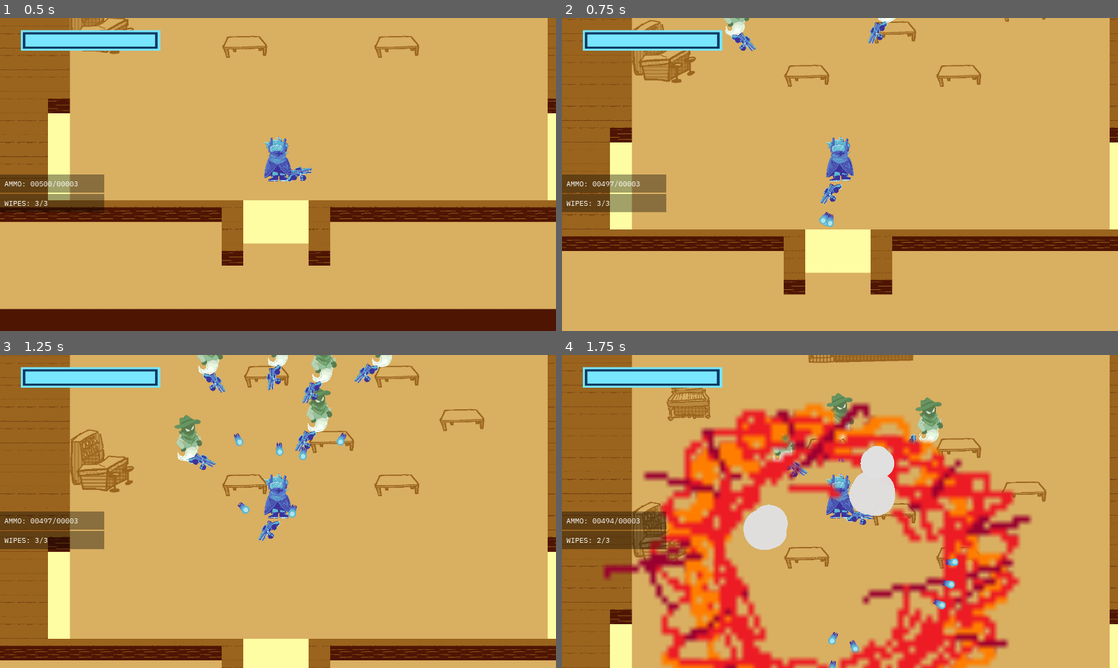
Above: before the commit, frames 1-4 (two rows, left to right).
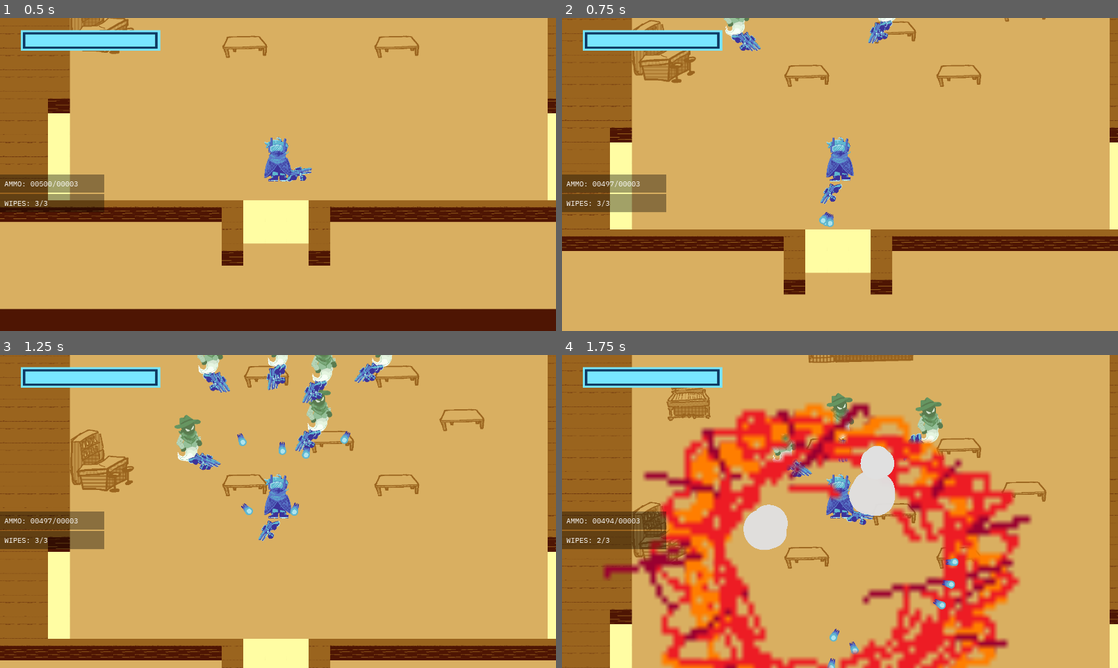
Above: after the commit, the same moments.

Repository: mid-at-coding/imgd-game
Game: Godot game, scene res://scenes/dungeon_saloon_game.tscn
Two runs of this game, one before a commit and one after it. Both use one fixed random seed, a clock stepped at 60 frames per second and the inputs below. This scene is started directly instead of the project's main scene. Sound files missing from this copy of the repository are replaced by a short silence.
Inputs (mouse positions are in pixels of both pictures, inside the frame that each line leads up to):
- Up to frame 1 (0.5 s): no input
- Up to frame 2 (0.75 s): tap Enter (accept_pickup) at 0.5 s; move the mouse to (812, 237) at 0.52 s; hold W (move_up) from 0.53 s (still down); hold Enter (accept_pickup) from 0.53 s (still down); click (812, 237) at 0.67 s
- Up to frame 3 (1.25 s): keep holding W (move_up); keep holding Enter (accept_pickup)
- Up to frame 4 (1.75 s): keep holding W (move_up); move the mouse to (1006, 558) at 1.27 s; release Enter (accept_pickup) at 1.28 s; tap Space (use_wipe) at 1.35 s; click (1006, 558) at 1.42 s

Frame 1 is identical in both runs. In frame 2, 0.1% of the frame differs, in the area x 31-60%, y 0-11%; in frame 3, 0.8%, in the area x 35-70%, y 2-52%; in frame 4, 0.2%.

Commit message:
Added pickup sprites, sign sprite & reticle

Diff:
--- a/game/scenes/dungeon_saloon_game.tscn
+++ b/game/scenes/dungeon_saloon_game.tscn
@@ -194,7 +194,7 @@
 position = Vector2(786, 481)
 creature_data = SubResource("Resource_oedvp")
 
-[node name="ParameterGun" parent="Spawner/Mob" unique_id=941152522 instance=ExtResource("7_px73g")]
+[node name="ParameterGun2" parent="Spawner/Mob" unique_id=941152522 instance=ExtResource("7_px73g")]
 position = Vector2(-19, 3)
 gun_data = SubResource("Resource_2uonm")
 target = 1
@@ -203,7 +203,7 @@
 position = Vector2(662, 808)
 creature_data = SubResource("Resource_oedvp")
 
-[node name="ParameterGun" parent="Spawner/Mob2" unique_id=597036289 instance=ExtResource("7_px73g")]
+[node name="ParameterGun2" parent="Spawner/Mob2" unique_id=597036289 instance=ExtResource("7_px73g")]
 position = Vector2(-19, 3)
 gun_data = SubResource("Resource_2uonm")
 target = 1
@@ -212,7 +212,7 @@
 position = Vector2(1278, 811)
 creature_data = SubResource("Resource_oedvp")
 
-[node name="ParameterGun" parent="Spawner/Mob3" unique_id=1317766945 instance=ExtResource("7_px73g")]
+[node name="ParameterGun2" parent="Spawner/Mob3" unique_id=1317766945 instance=ExtResource("7_px73g")]
 position = Vector2(-19, 3)
 gun_data = SubResource("Resource_2uonm")
 target = 1
@@ -221,7 +221,7 @@
 position = Vector2(1528, 514)
 creature_data = SubResource("Resource_oedvp")
 
-[node name="ParameterGun" parent="Spawner/Mob4" unique_id=333321084 instance=ExtResource("7_px73g")]
+[node name="ParameterGun2" parent="Spawner/Mob4" unique_id=333321084 instance=ExtResource("7_px73g")]
 position = Vector2(-19, 3)
 gun_data = SubResource("Resource_2uonm")
 target = 1
@@ -230,7 +230,7 @@
 position = Vector2(1085, 670)
 creature_data = SubResource("Resource_oedvp")
 
-[node name="ParameterGun" parent="Spawner/Mob5" unique_id=1594448992 instance=ExtResource("7_px73g")]
+[node name="ParameterGun2" parent="Spawner/Mob5" unique_id=1594448992 instance=ExtResource("7_px73g")]
 position = Vector2(-19, 3)
 gun_data = SubResource("Resource_2uonm")
 target = 1
@@ -239,7 +239,7 @@
 position = Vector2(1278, 505)
 creature_data = SubResource("Resource_oedvp")
 
-[node name="ParameterGun" parent="Spawner/Mob6" unique_id=221023609 instance=ExtResource("7_px73g")]
+[node name="ParameterGun2" parent="Spawner/Mob6" unique_id=221023609 instance=ExtResource("7_px73g")]
 position = Vector2(-19, 3)
 gun_data = SubResource("Resource_2uonm")
 target = 1
--- a/game/scenes/level1_game.tscn
+++ b/game/scenes/level1_game.tscn
@@ -20,9 +20,12 @@
 [ext_resource type="Script" uid="uid://bx7gx2juhxy5s" path="res://scripts/bullet_data.gd" id="12_uqpmc"]
 [ext_resource type="Script" uid="uid://2hlvq8ucffqs" path="res://scripts/gun_data.gd" id="13_aq4rc"]
 [ext_resource type="Script" uid="uid://d1746gglsvtso" path="res://scripts/creature_data.gd" id="14_kbsvw"]
-[ext_resource type="Texture2D" uid="uid://dvgfmy6vtvjji" path="res://assets/art/slimeBody.png" id="16_rkm4h"]
 [ext_resource type="Script" uid="uid://7nwxxdev5n8t" path="res://scripts/consumable_pickup.gd" id="17_ve1sm"]
 [ext_resource type="Script" uid="uid://b3xdimrv31vkm" path="res://scenes/level1_game_wave_trigger.gd" id="21_4vy4j"]
+[ext_resource type="Texture2D" uid="uid://qx8bgpjeqkam" path="res://assets/art/maxHealthPickupSpriteSheet.png" id="22_xca8r"]
+[ext_resource type="Texture2D" uid="uid://jgy4md51hjmr" path="res://assets/art/HealthRecoveryPickupSpriteSheet.png" id="23_hnhta"]
+[ext_resource type="Texture2D" uid="uid://c58qk7iqpwwjd" path="res://assets/art/AmmoPickupSpriteSheet.png" id="24_45510"]
+[ext_resource type="Texture2D" uid="uid://c3vggk2vbg3w7" path="res://assets/art/sign.png" id="25_hnhta"]
 
 [sub_resource type="TileSetAtlasSource" id="TileSetAtlasSource_vq7yb"]
 texture = ExtResource("2_3iph8")
@@ -75,15 +78,221 @@
 spriteName = "HappyBoo"
 metadata/_custom_type_script = "uid://d1746gglsvtso"
 
+[sub_resource type="AtlasTexture" id="AtlasTexture_45510"]
+atlas = ExtResource("22_xca8r")
+region = Rect2(0, 0, 200, 200)
+
+[sub_resource type="AtlasTexture" id="AtlasTexture_wlr6q"]
+atlas = ExtResource("22_xca8r")
+region = Rect2(200, 0, 200, 200)
+
+[sub_resource type="AtlasTexture" id="AtlasTexture_6ar3x"]
+atlas = ExtResource("22_xca8r")
+region = Rect2(400, 0, 200, 200)
+
+[sub_resource type="AtlasTexture" id="AtlasTexture_keaj4"]
+atlas = ExtResource("22_xca8r")
+region = Rect2(600, 0, 200, 200)
+
+[sub_resource type="AtlasTexture" id="AtlasTexture_5r013"]
+atlas = ExtResource("22_xca8r")
+region = Rect2(0, 200, 200, 200)
+
+[sub_resource type="AtlasTexture" id="AtlasTexture_6vnq0"]
+atlas = ExtResource("22_xca8r")
+region = Rect2(200, 200, 200, 200)
+
+[sub_resource type="AtlasTexture" id="AtlasTexture_j2677"]
+atlas = ExtResource("22_xca8r")
+region = Rect2(400, 200, 200, 200)
+
+[sub_resource type="SpriteFrames" id="SpriteFrames_5ebrl"]
+animations = [{
+"frames": [{
+"duration": 1.0,
+"texture": SubResource("AtlasTexture_45510")
+}, {
+"duration": 1.0,
+"texture": SubResource("AtlasTexture_wlr6q")
+}, {
+"duration": 1.0,
+"texture": SubResource("AtlasTexture_6ar3x")
+}, {
+"duration": 1.0,
+"texture": SubResource("AtlasTexture_keaj4")
+}, {
+"duration": 1.0,
+"texture": SubResource("AtlasTexture_5r013")
+}, {
+"duration": 1.0,
+"texture": SubResource("AtlasTexture_6vnq0")
+}, {
+"duration": 1.0,
+"texture": SubResource("AtlasTexture_j2677")
+}],
+"loop": 1,
+"name": &"default",
+"speed": 8.0
+}]
+
 [sub_resource type="Resource" id="Resource_ve1sm"]
 script = ExtResource("17_ve1sm")
 metadata/_custom_type_script = "uid://7nwxxdev5n8t"
+
+[sub_resource type="AtlasTexture" id="AtlasTexture_6mq32"]
+atlas = ExtResource("23_hnhta")
+region = Rect2(0, 0, 200, 200)
+
+[sub_resource type="AtlasTexture" id="AtlasTexture_fw85p"]
+atlas = ExtResource("23_hnhta")
+region = Rect2(200, 0, 200, 200)
+
+[sub_resource type="AtlasTexture" id="AtlasTexture_5qqaf"]
+atlas = ExtResource("23_hnhta")
+region = Rect2(400, 0, 200, 200)
+
+[sub_resource type="AtlasTexture" id="AtlasTexture_xrov0"]
+atlas = ExtResource("23_hnhta")
+region = Rect2(600, 0, 200, 200)
+
+[sub_resource type="AtlasTexture" id="AtlasTexture_g2sq1"]
+atlas = ExtResource("23_hnhta")
+region = Rect2(0, 200, 200, 200)
+
+[sub_resource type="AtlasTexture" id="AtlasTexture_vk8iq"]
+atlas = ExtResource("23_hnhta")
+region = Rect2(200, 200, 200, 200)
+
+[sub_resource type="AtlasTexture" id="AtlasTexture_djkyk"]
+atlas = ExtResource("23_hnhta")
+region = Rect2(400, 200, 200, 200)
+
+[sub_resource type="AtlasTexture" id="AtlasTexture_nnd3q"]
+atlas = ExtResource("23_hnhta")
+region = Rect2(600, 200, 200, 200)
+
+[sub_resource type="AtlasTexture" id="AtlasTexture_xmhfs"]
+atlas = ExtResource("23_hnhta")
+region = Rect2(0, 400, 200, 200)
+
+[sub_resource type="SpriteFrames" id="SpriteFrames_61t1o"]
+animations = [{
+"frames": [{
+"duration": 1.0,
+"texture": SubResource("AtlasTexture_6mq32")
+}, {
+"duration": 1.0,
+"texture": SubResource("AtlasTexture_fw85p")
+}, {
+"duration": 1.0,
+"texture": SubResource("AtlasTexture_5qqaf")
+}, {
+"duration": 1.0,
+"texture": SubResource("AtlasTexture_xrov0")
+}, {
+"duration": 1.0,
+"texture": SubResource("AtlasTexture_g2sq1")
+}, {
+"duration": 1.0,
+"texture": SubResource("AtlasTexture_vk8iq")
+}, {
+"duration": 1.0,
+"texture": SubResource("AtlasTexture_djkyk")
+}, {
+"duration": 1.0,
+"texture": SubResource("AtlasTexture_nnd3q")
+}, {
+"duration": 1.0,
+"texture": SubResource("AtlasTexture_xmhfs")
+}],
+"loop": 1,
+"name": &"default",
+"speed": 8.0
+}]
 
 [sub_resource type="Resource" id="Resource_elns2"]
 script = ExtResource("17_ve1sm")
 ammo = 50
 health = 0
 metadata/_custom_type_script = "uid://7nwxxdev5n8t"
+
+[sub_resource type="AtlasTexture" id="AtlasTexture_4yx6l"]
+atlas = ExtResource("24_45510")
+region = Rect2(0, 0, 200, 200)
+
+[sub_resource type="AtlasTexture" id="AtlasTexture_0iroh"]
+atlas = ExtResource("24_45510")
+region = Rect2(200, 0, 200, 200)
+
+[sub_resource type="AtlasTexture" id="AtlasTexture_87fti"]
+atlas = ExtResource("24_45510")
+region = Rect2(400, 0, 200, 200)
+
+[sub_resource type="AtlasTexture" id="AtlasTexture_8lj3k"]
+atlas = ExtResource("24_45510")
+region = Rect2(600, 0, 200, 200)
+
+[sub_resource type="AtlasTexture" id="AtlasTexture_1jpap"]
+atlas = ExtResource("24_45510")
+region = Rect2(0, 200, 200, 200)
+
+[sub_resource type="AtlasTexture" id="AtlasTexture_o5jiu"]
+atlas = ExtResource("24_45510")
+region = Rect2(200, 200, 200, 200)
+
+[sub_resource type="AtlasTexture" id="AtlasTexture_o0l8n"]
+atlas = ExtResource("24_45510")
+region = Rect2(400, 200, 200, 200)
+
+[sub_resource type="AtlasTexture" id="AtlasTexture_g1rst"]
+atlas = ExtResource("24_45510")
+region = Rect2(600, 200, 200, 200)
+
+[sub_resource type="AtlasTexture" id="AtlasTexture_bxclp"]
+atlas = ExtResource("24_45510")
+region = Rect2(0, 400, 200, 200)
+
+[sub_resource type="AtlasTexture" id="AtlasTexture_daccu"]
+atlas = ExtResource("24_45510")
+region = Rect2(200, 400, 200, 200)
+
+[sub_resource type="SpriteFrames" id="SpriteFrames_qbfb6"]
+animations = [{
+"frames": [{
+"duration": 1.0,
+"texture": SubResource("AtlasTexture_4yx6l")
+}, {
+"duration": 1.0,
+"texture": SubResource("AtlasTexture_0iroh")
+}, {
+"duration": 1.0,
+"texture": SubResource("AtlasTexture_87fti")
+}, {
+"duration": 1.0,
+"texture": SubResource("AtlasTexture_8lj3k")
+}, {
+"duration": 1.0,
+"texture": SubResource("AtlasTexture_1jpap")
+}, {
+"duration": 1.0,
+"texture": SubResource("AtlasTexture_o5jiu")
+}, {
+"duration": 1.0,
+"texture": SubResource("AtlasTexture_o0l8n")
+}, {
+"duration": 1.0,
+"texture": SubResource("AtlasTexture_g1rst")
+}, {
+"duration": 1.0,
+"texture": SubResource("AtlasTexture_bxclp")
+}, {
+"duration": 1.0,
+"texture": SubResource("AtlasTexture_daccu")
+}],
+"loop": 1,
+"name": &"default",
+"speed": 7.0
+}]
 
 [sub_resource type="RectangleShape2D" id="RectangleShape2D_763yj"]
 size = Vector2(2962, 52)
@@ -264,9 +473,12 @@
 shape = SubResource("RectangleShape2D_ybxbt")
 
 [node name="Sprite" type="Sprite2D" parent="Pickup2" unique_id=2016628976]
-modulate = Color(1.1755697, 0, 0.024115214, 1)
-texture = ExtResource("16_rkm4h")
 script = ExtResource("12_rkm4h")
+
+[node name="AnimatedSprite2D" type="AnimatedSprite2D" parent="Pickup2/Sprite" unique_id=1680691016]
+sprite_frames = SubResource("SpriteFrames_5ebrl")
+autoplay = "default"
+frame_progress = 0.66987944
 
 [node name="Pickup3" parent="." unique_id=1820550585 instance=ExtResource("10_lw0rm")]
 position = Vector2(1254, 642)
@@ -278,9 +490,12 @@
 shape = SubResource("RectangleShape2D_ybxbt")
 
 [node name="Sprite" type="Sprite2D" parent="Pickup3" unique_id=1800692093]
-modulate = Color(1.1755697, 0, 0.024115214, 1)
-texture = ExtResource("16_rkm4h")
 script = ExtResource("12_rkm4h")
+
+[node name="AnimatedSprite2D" type="AnimatedSprite2D" parent="Pickup3/Sprite" unique_id=1790544193]
+sprite_frames = SubResource("SpriteFrames_61t1o")
+autoplay = "default"
+frame_progress = 0.70960164
 
 [node name="Pickup4" parent="." unique_id=649577813 instance=ExtResource("10_lw0rm")]
 position = Vector2(1255, 502)
@@ -292,9 +507,12 @@
 shape = SubResource("RectangleShape2D_ybxbt")
 
 [node name="Sprite" type="Sprite2D" parent="Pickup4" unique_id=2112971049]
-modulate = Color(1.1755697, 0, 0.024115214, 1)
-texture = ExtResource("16_rkm4h")
 script = ExtResource("12_rkm4h")
+
+[node name="AnimatedSprite2D" type="AnimatedSprite2D" parent="Pickup4/Sprite" unique_id=213207895]
+sprite_frames = SubResource("SpriteFrames_qbfb6")
+autoplay = "default"
+frame_progress = 0.9943401
 
 [node name="WaveTrigger1" type="Area2D" parent="." unique_id=1733082383 node_paths=PackedStringArray("connected_houses")]
 script = ExtResource("21_4vy4j")
@@ -321,6 +539,10 @@
 position = Vector2(1, -2654)
 shape = SubResource("RectangleShape2D_763yj")
 
+[node name="Sign" type="Sprite2D" parent="." unique_id=921985768]
+position = Vector2(1425, 2447)
+texture = ExtResource("25_hnhta")
+
 [connection signal="body_entered" from="WaveTrigger1" to="WaveTrigger1" method="_on_body_entered"]
 [connection signal="body_entered" from="WaveTrigger2" to="WaveTrigger2" method="_on_body_entered"]
 [connection signal="body_entered" from="WaveTrigger3" to="WaveTrigger3" method="_on_body_entered"]
--- a/game/scripts/creature.gd
+++ b/game/scripts/creature.gd
@@ -46,13 +46,15 @@
 # Requires shooting for 0.5 seconds before playing the end sound. Adjust as needed!
 var min_shoot_time_for_tail : float = 2.0
 var player
+var reticle : CompressedTexture2D = preload("res://assets/art/reticle.png")
+
 
 func _ready():
 	if creature_data.movement == CreatureData.TargetMode.FOLLOW:
 		player = get_tree().current_scene.get_node("%Player")
 	sprite.play_idle()
 	NavigationManager.on_trigger_player_spawn.connect(_on_spawn)
-
+	Input.set_custom_mouse_cursor(reticle)
 func _on_spawn(position: Vector2, direction: String):
 	if (creature_data.ownerMask != BulletData.OwnerClass.PLAYER):
 		return
Binary file added: game/assets/art/AmmoPickupSpriteSheet.png
Not shown, added: game/assets/art/AmmoPickupSpriteSheet.png.import
Binary file added: game/assets/art/HealthRecoveryPickupSpriteSheet.png
Not shown, added: game/assets/art/HealthRecoveryPickupSpriteSheet.png.import
Binary file added: game/assets/art/maxHealthPickupSpriteSheet.png
Not shown, added: game/assets/art/maxHealthPickupSpriteSheet.png.import
Binary file added: game/assets/art/reticle.png
Not shown, added: game/assets/art/reticle.png.import
Binary file added: game/assets/art/sign.png
Not shown, added: game/assets/art/sign.png.import
